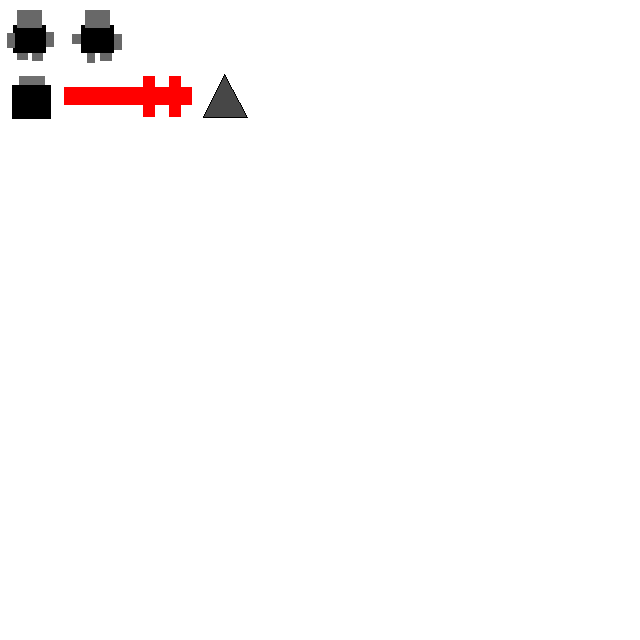
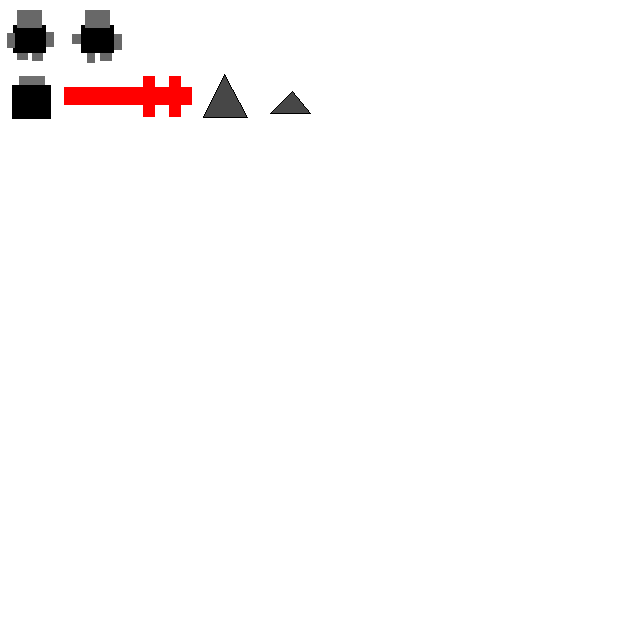
Revision of a layered 640x640 image; what changed, layer by layer:
painted on "spikes2" over [270, 91, 311, 114]
